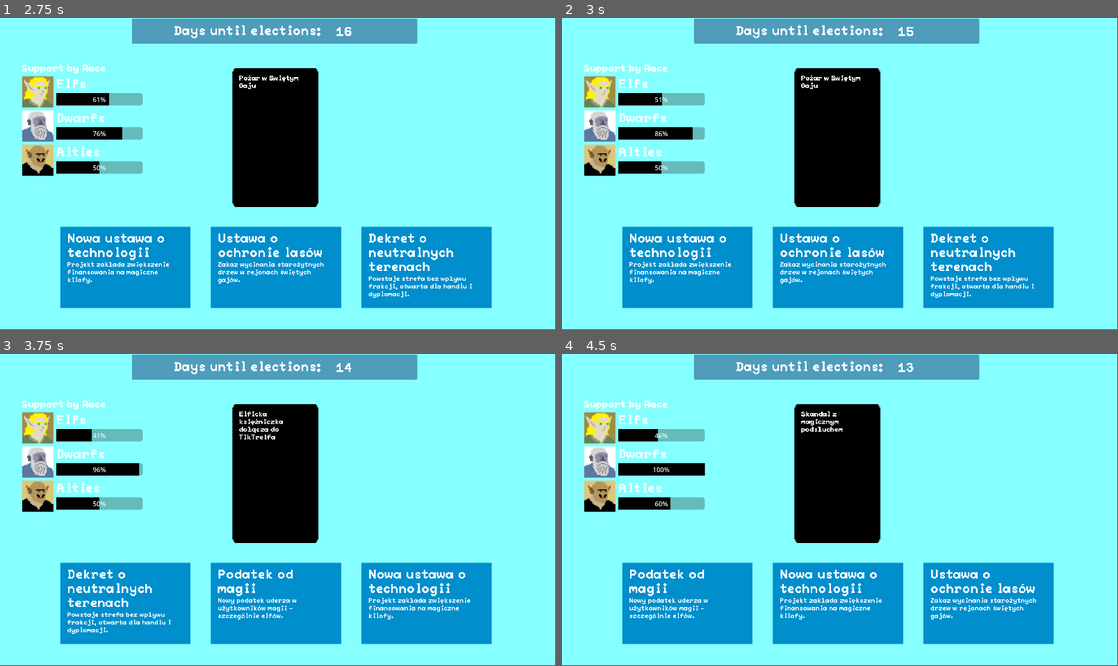
Above: before the commit, frames 1-4 (two rows, left to right).
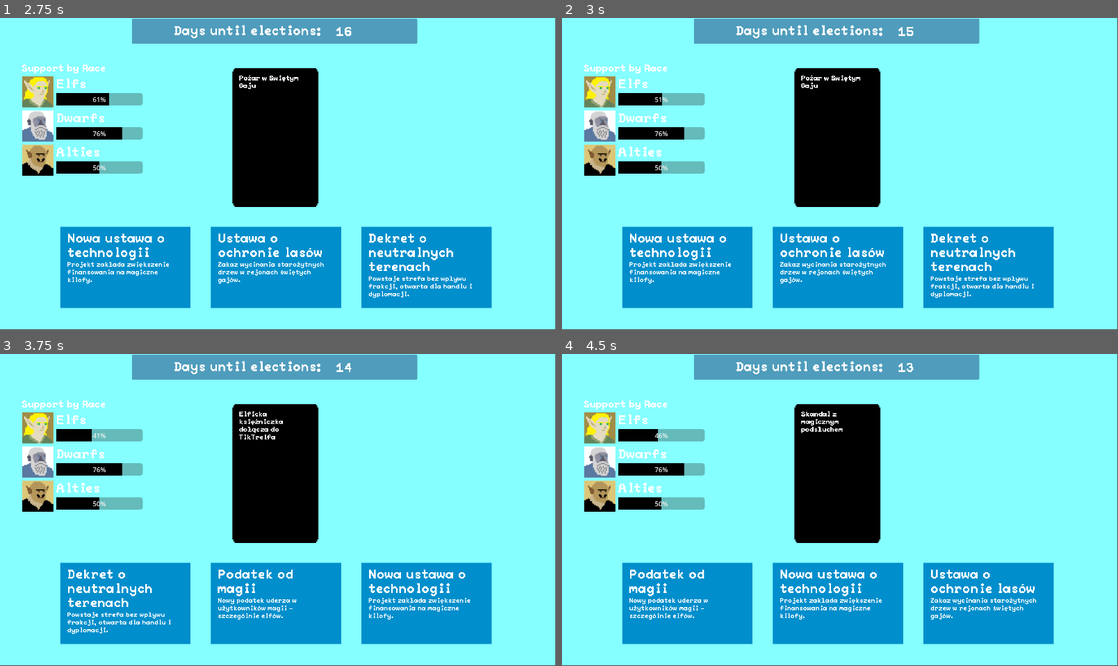
Above: after the commit, the same moments.

Repository: WhatYouFormaggiKindOfPizza/game
Game: Godot game, scene res://scenes/game.tscn
Same seed, same stepped clock (60 frames per second), same inputs: the game is played once before the commit and once after it.
Inputs (mouse positions are in pixels of both pictures, inside the frame that each line leads up to):
- Up to frame 1 (2.75 s): click "Next round" at 0.5 s; click "Next round" at 1.25 s; click "Sign in" at 2 s
- Up to frame 2 (3 s): click (689, 267) at 2.77 s
- Up to frame 3 (3.75 s): click (127, 603) at 3.52 s
- Up to frame 4 (4.5 s): click (689, 603) at 4.27 s

Frame 1 is identical in both runs. In frame 2, less than 0.1% of the frame differs, in the area x 16-24%, y 34-39%; in frame 3, 0.1%; in frame 4, 0.3%, in the area x 16-26%, y 34-50%.
Error after the commit: Invalid call. Nonexistent function 'set_color' in base 'Control (RelationshipBar)'. (res://scripts/rel_bar_container.gd:36)

Commit message:
Add weekchange relationships changes computing

Diff:
--- a/scenes/board.tscn
+++ b/scenes/board.tscn
@@ -93,3 +93,4 @@
 offset_right = 134.978
 offset_bottom = 703.0
 screen = NodePath("..")
+show_week_change = true
--- a/scripts/rel_bar_container.gd
+++ b/scripts/rel_bar_container.gd
@@ -27,18 +27,17 @@
 		var relBar : RelationshipBar = box_container.get_children().back() as RelationshipBar
 		relBar.entity_group = entity_group
 		relBar.load_data_from_entity_group()
-		configure_bar(relBar)
-
-func configure_bar(rb: RelationshipBar) -> void:
-	if show_week_change:
-		rb.show_week_change(game_manager.week_data)
-
 
 
 func refresh_relationship_bars() -> void:
 	for relBar in box_container.get_children():
 		if(relBar is RelationshipBar):
 			relBar.load_data_from_entity_group()
+			relBar.set_color(relBar.entity_group.color)
+			relBar.show_week_change(game_manager.week_data)
+			# if show_week_change:
+
+
 
 func clear_container() -> void:
 	for child in box_container.get_children():
--- a/scripts/relationship_bar.gd
+++ b/scripts/relationship_bar.gd
@@ -17,4 +17,7 @@
 
 
 func show_week_change(week_data: WeekData) -> void:
-	week_data.posts
+	var current_value: int = entity_group.get_player_relationship_value()
+	var start_value: int = week_data.get_prev_player_relationship_value(entity_group)
+
+	print(race_name.text + " current: " + str(current_value) + " start: " + str(start_value))
--- a/scripts/week_data.gd
+++ b/scripts/week_data.gd
@@ -3,12 +3,25 @@
 var posts: Array[Post] = []
 var event_resolutions: Array = []
 var events: Array = []
-var start_week_entity_groups: Array[EntityGroup] = []
+var start_week_entity_groups: Array = []
 
 
 func set_start_week_entity_groups(groups: Array[EntityGroup]) -> void:
-	var _clone = groups.duplicate(true)
-	start_week_entity_groups = _clone
+	for group in groups:
+		if group is EntityGroup:
+			var data = {
+				"id": group.id,
+				"group_name": group.group_name,
+				"player_relationship_value": group.get_player_relationship_value(),
+			}
+			start_week_entity_groups.append(data)
+		else:
+			push_error("Expected EntityGroup, got: " + str(group))
+
+	# var _clone = groups.duplicate(true)
+	# start_week_entity_groups = _clone
+	# print(_clone)
+	# print(groups)
 
 func add_post(post: Post) -> void:
 	posts.append(post)
@@ -29,3 +42,13 @@
 	posts.clear()
 	event_resolutions.clear()
 	events.clear()
+
+
+func get_prev_player_relationship_value(entity_group: EntityGroup) -> int:
+	print("get_prev_player_relationship_value for entity group: " + entity_group.group_name)
+	for group in start_week_entity_groups:
+		if group["id"] == entity_group.id:
+			return group["player_relationship_value"]
+
+	push_error("Entity group not found in start week entity groups: " + entity_group.group_name)
+	return -1
